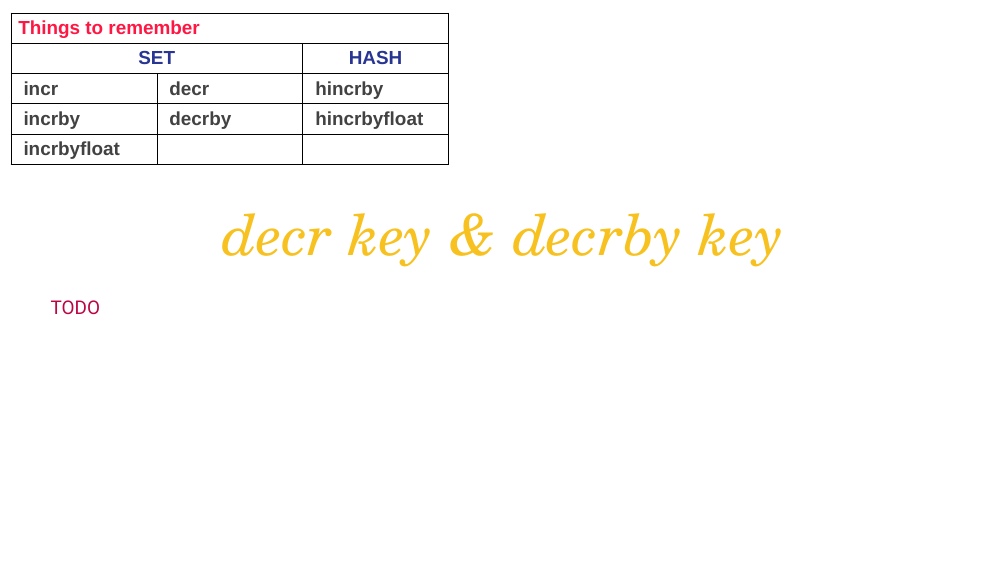
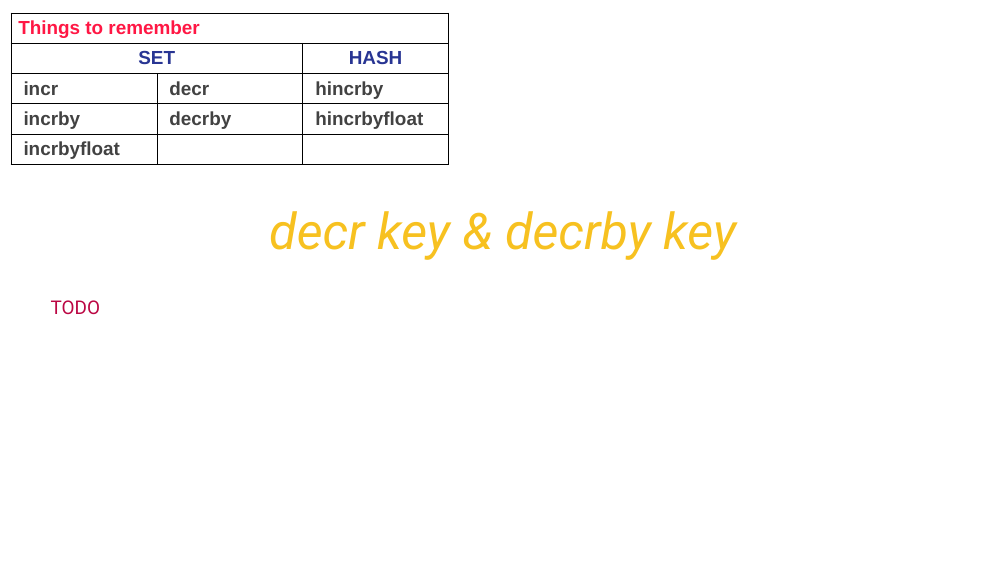
Before and after one commit to Saleel-Bagde/PPT-s, a slide deck: slide 27 of redis Ver2.pptx. Drawn at 1008x567 pixels with LibreOffice and Linux fonts; fonts in the diff are those of the drawing. Boxes give left, top, right and bottom in pixels: in the first picture for what was removed or moved away, otherwise in the second. Text is boxed around its words. In the diff, an @@ line names an element or a change of style, - is before the commit and + after.

```diff
--- a/redis Ver2.pptx
+++ b/redis Ver2.pptx
@@ text "decr key & decrby key" at (269,211,736,260): size 54 to 48 pt, font TeX Gyre Schola to Roboto @@
```
Also in this commit, not shown: 47 other slides changed, 2 slides added.
